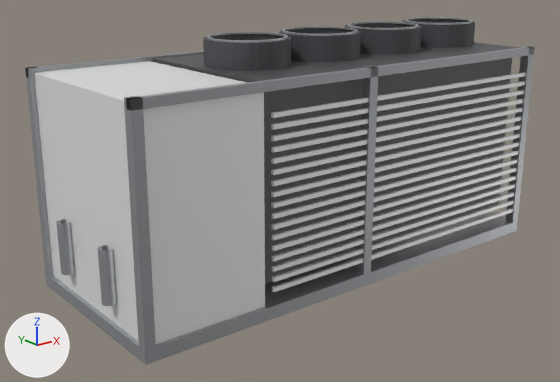
Before and after pictures for a commit that changed the glTF model public/assets/chiller.glb.
Rendered twice from a camera (50 mm lens) standing at (-3.16, -6.04, 3.86) and looking at (2.43, 0.96, 1.06). Arrows for +X, +Y and +Z are at lower left; the lights stay in place. The first picture is the older version. Vertices at exactly the same position are counted once.

The first picture shows 'Chiller_Base', 'Chiller_Coil_Backing', 'Chiller_Coil_Louvers', 'Chiller_Compressor_Box', 'Chiller_Fan_Guards', 'Chiller_Fan_Shrouds', 'Chiller_Frame', 'Chiller_Pipes', 'Chiller_TopDeck'.
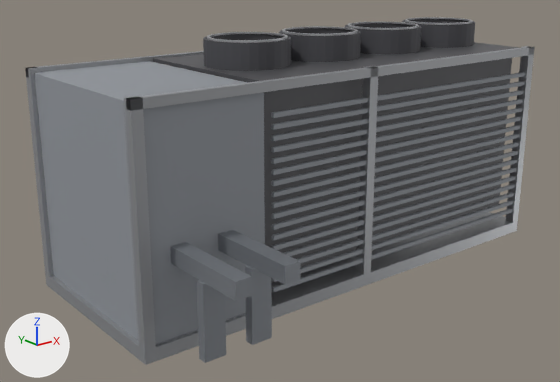
The change, as JSON lines over the scene's bpy script:
```json
{"op": "add", "block": "mat_pipe", "code": ["mat_pipe = principled_material('Pipe')", "mat_pipe.base_color = (0.3, 0.32, 0.35)  # grey #9599a0", "mat_pipe.metallic = 0.6", "mat_pipe.roughness = 0.45"]}
{"op": "add", "block": "mat_coillouver", "code": ["mat_coillouver = principled_material('CoilLouver')", "mat_coillouver.base_color = (0.3, 0.32, 0.35)  # grey #9599a0", "mat_coillouver.metallic = 0.1", "mat_coillouver.roughness = 0.7"]}
{"op": "add", "block": "mat_chillergrey", "code": ["mat_chillergrey = principled_material('ChillerGrey')", "mat_chillergrey.base_color = (0.3, 0.32, 0.35)  # grey #9599a0", "mat_chillergrey.metallic = 0.1", "mat_chillergrey.roughness = 0.7"]}
{"block": "me_chiller_compressor_box", "where": "me_chiller_compressor_box.from_pydata(...)  # 8 vertices, 12 faces; spans x 0.05..1.5, y 0.05..2.35, z 0.15..2.55"}
{"op": "remove", "block": "me_chiller_compressor_box", "code": "me_chiller_compressor_box.materials.append(mat_grey)  # white #eceded"}
{"op": "add", "block": "me_chiller_compressor_box", "code": "me_chiller_compressor_box.materials.append(mat_chillergrey)  # grey #9599a0"}
{"block": "me_chiller_coil_louvers", "where": "me_chiller_coil_louvers.from_pydata(...)  # 272 vertices, 408 faces; spans x 1.6..5.88, y 0.02..2.38, z 0.3..2.27"}
{"op": "remove", "block": "me_chiller_coil_louvers", "code": "me_chiller_coil_louvers.materials.append(mat_louver)  # white #f1f2f1"}
{"op": "add", "block": "me_chiller_coil_louvers", "code": "me_chiller_coil_louvers.materials.append(mat_coillouver)  # grey #9599a0"}
{"block": "me_chiller_pipes", "where": "# used by ob_chiller_pipes; location = (0.0, 0.0, 0.0)"}
{"op": "remove", "block": "me_chiller_pipes", "code": "me_chiller_pipes.from_pydata(...)  # 48 vertices, 48 faces; spans x -0.08..0.08, y 0.62..1.78, z 0.4..1.0"}
{"op": "remove", "block": "me_chiller_pipes", "code": "me_chiller_pipes.materials.append(mat_steel)  # grey #adafb3"}
{"op": "add", "block": "me_chiller_pipes", "code": "me_chiller_pipes.from_pydata(...)  # 32 vertices, 48 faces; spans x 0.33..1.12, y -1.02..0.1, z 0.15..1.13"}
{"block": "me_chiller_pipes", "change": "me_chiller_pipes part 1: a new loose piece, a box spanning x 0.36..0.54, y -1.02..0.1, z 0.95..1.13, in mat_pipe (grey #9599a0)"}
{"block": "me_chiller_pipes", "change": "me_chiller_pipes part 2: a new loose piece, a box spanning x 0.33..0.57, y -0.55..-0.45, z 0.15..0.95, in mat_pipe (grey #9599a0)"}
{"block": "me_chiller_pipes", "change": "me_chiller_pipes part 3: a new loose piece, a box spanning x 0.91..1.09, y -1.02..0.1, z 0.95..1.13, in mat_pipe (grey #9599a0)"}
{"block": "me_chiller_pipes", "change": "me_chiller_pipes part 4: a new loose piece, a box spanning x 0.88..1.12, y -0.55..-0.45, z 0.15..0.95, in mat_pipe (grey #9599a0)"}
{"block": "me_chiller_pipes", "change": "me_chiller_pipes part 5: the loose piece of 24 vertices spanning x -0.08..0.08, y 0.62..0.78, z 0.4..1.0 is deleted"}
{"block": "me_chiller_pipes", "change": "me_chiller_pipes part 6: the loose piece of 24 vertices spanning x -0.08..0.08, y 1.62..1.78, z 0.4..1.0 is deleted"}
{"op": "add", "block": "me_chiller_pipes", "code": "me_chiller_pipes.materials.append(mat_pipe)  # grey #9599a0"}
```

Where the change shows, as pixel boxes [x1, y1, x2, y2] in the pictures (560 x 382 px):
```json
{"object": "Chiller_Compressor_Box", "change": "recoloured", "before": [34, 61, 265, 344], "after": [34, 61, 265, 344], "on screen": "white to grey"}
{"object": "Chiller_Coil_Louvers", "change": "recoloured", "before": [271, 72, 526, 292], "after": [271, 72, 526, 292], "on screen": "white to grey"}
{"object": "Chiller_Pipes", "change": "reshaped", "before": [56, 219, 117, 306], "after": [170, 230, 301, 363], "on screen": "113% wider, 52% taller"}
{"part": 1, "of": "me_chiller_pipes", "change": "added", "after": [170, 242, 252, 301]}
{"part": 2, "of": "me_chiller_pipes", "change": "added", "after": [197, 280, 226, 363]}
{"part": 3, "of": "me_chiller_pipes", "change": "added", "after": [218, 230, 301, 285]}
{"part": 4, "of": "me_chiller_pipes", "change": "added", "after": [245, 266, 272, 345]}
{"part": 5, "of": "me_chiller_pipes", "change": "deleted", "before": [98, 245, 117, 306]}
{"part": 6, "of": "me_chiller_pipes", "change": "deleted", "before": [56, 219, 75, 275]}
```
